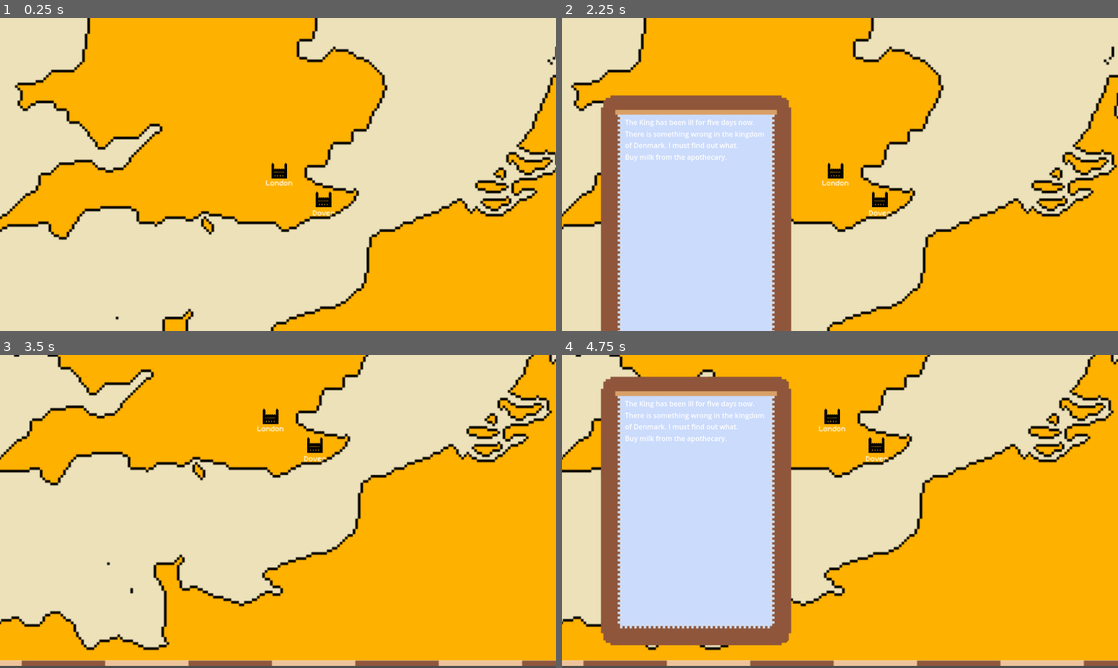
Above: before the commit, frames 1-4 (two rows, left to right).
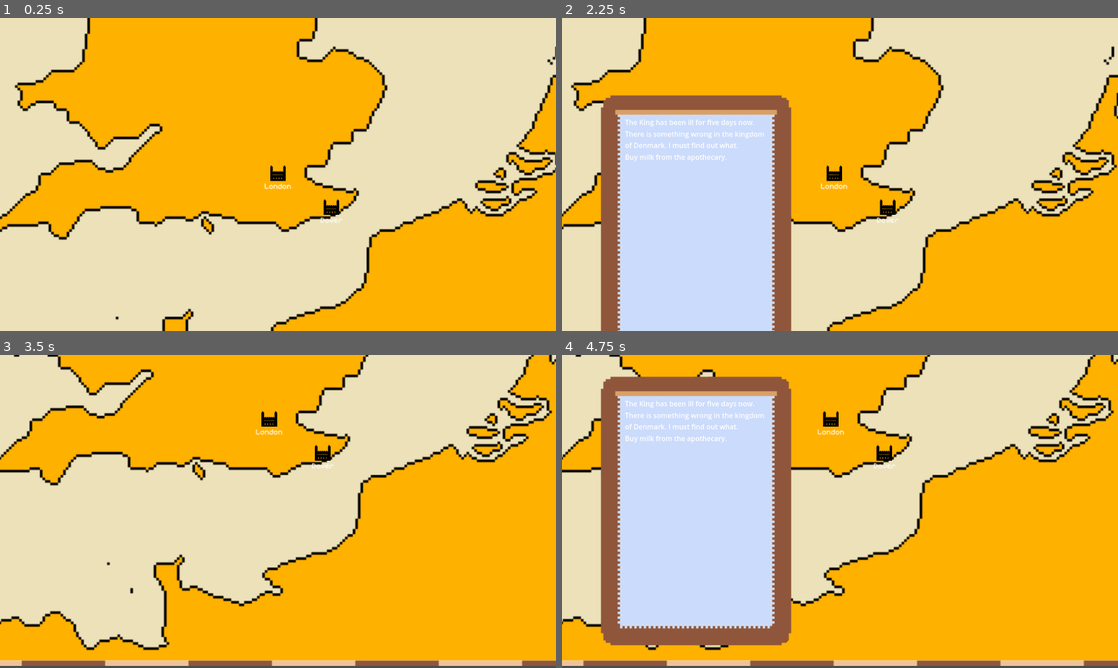
Above: after the commit, the same moments.

Repository: tsouthom/spymaster
Game: Godot game, scene res://scenes/main_map.tscn
The game is run twice, just before and just after one commit, with the same random seed, the same clock (stepped at 60 frames per second) and the same inputs.
Inputs (mouse positions are in pixels of both pictures, inside the frame that each line leads up to):
- Up to frame 1 (0.25 s): no input
- Up to frame 2 (2.25 s): tap Enter at 0.5 s; move the mouse to (962, 158) at 0.52 s; hold Right (map_right) 0.53-1.28 s; hold N (toggle_notebook) 0.53-1.28 s; click (962, 158) at 0.67 s; move the mouse to (728, 190) at 1.27 s; hold Down (map_down) 1.28-2.03 s; tap N (toggle_notebook) at 1.35 s; click (728, 190) at 1.42 s; tap Space at 2 s; move the mouse to (895, 105) at 2.02 s; hold Right (map_right) from 2.03 s (still down); hold N (toggle_notebook) from 2.03 s (still down); click (895, 105) at 2.17 s
- Up to frame 3 (3.5 s): move the mouse to (250, 574) at 2.77 s; release Right (map_right) at 2.78 s; release N (toggle_notebook) at 2.78 s; hold Up (map_up) from 2.78 s (still down); tap N (toggle_notebook) at 2.85 s; click (250, 574) at 2.92 s
- Up to frame 4 (4.75 s): move the mouse to (1006, 558) at 3.52 s; release Up (map_up) at 3.53 s; hold N (toggle_notebook) 3.53-4.28 s; hold Left (map_left) from 3.53 s (still down); click (1006, 558) at 3.67 s; move the mouse to (673, 464) at 4.27 s; tap N (toggle_notebook) at 4.35 s; click (673, 464) at 4.42 s

The runs differ from the first frame. In frame 1, 0.5% of the frame differs, in the area x 47-62%, y 46-66%; in frame 2, 0.5%; in frame 3, 0.5%; in frame 4, 0.5%.

Commit message:
Fixed the marker emit signal issue by introducing an Area2D/CollisionShape2D in the marker and letting it handle the checking for mouse input

Diff:
--- a/scenes/main_map.tscn
+++ b/scenes/main_map.tscn
@@ -1,11 +1,9 @@
-[gd_scene load_steps=9 format=3 uid="uid://wpmm8at5l3yk"]
+[gd_scene load_steps=7 format=3 uid="uid://wpmm8at5l3yk"]
 
 [ext_resource type="Texture2D" uid="uid://d4hwxvqy8meeu" path="res://assets/map_background.png" id="1_phlfu"]
 [ext_resource type="Texture2D" uid="uid://cus5vukyjo1li" path="res://assets/europe_map.png" id="2_1pqj6"]
 [ext_resource type="PackedScene" uid="uid://driebkuocmgvp" path="res://scenes/notebook.tscn" id="3_akufu"]
-[ext_resource type="Texture2D" uid="uid://bfsog42rjqagv" path="res://assets/markers/marker_london.png" id="4_ckskc"]
 [ext_resource type="Script" path="res://scripts/dialogue_markers.gd" id="4_jmcsn"]
-[ext_resource type="Theme" uid="uid://cfy3vcaojr8dk" path="res://assets/fonts/themes/map_markers.tres" id="5_iug6t"]
 [ext_resource type="PackedScene" uid="uid://bdg27icubf848" path="res://scenes/map_marker.tscn" id="6_pnks2"]
 [ext_resource type="Script" path="res://scripts/camera_map.gd" id="6_y82m2"]
 
@@ -27,32 +25,16 @@
 [node name="DialogueMarkers" type="Node" parent="."]
 script = ExtResource("4_jmcsn")
 
-[node name="London" type="Sprite2D" parent="DialogueMarkers"]
-z_index = 4
-position = Vector2(575, 527)
-scale = Vector2(0.5, 0.5)
-texture = ExtResource("4_ckskc")
-
-[node name="LabelLondon" type="Label" parent="DialogueMarkers/London"]
-z_index = 4
-anchors_preset = -1
-anchor_left = -0.0416667
-anchor_top = -0.291667
-anchor_right = -0.0416667
-anchor_bottom = -0.291667
-offset_left = -28.0
-offset_top = 18.0
-offset_right = 31.0
-offset_bottom = 41.0
-theme = ExtResource("5_iug6t")
-text = "London"
-horizontal_alignment = 1
-metadata/_edit_use_anchors_ = true
+[node name="London" parent="DialogueMarkers" instance=ExtResource("6_pnks2")]
+z_index = 5
+position = Vector2(568, 523)
+marker_id = 1
+marker_name = "London"
 
 [node name="Dover" parent="DialogueMarkers" instance=ExtResource("6_pnks2")]
 z_index = 5
 position = Vector2(609, 549)
-marker_id = 1
+marker_id = 2
 marker_name = "Dover"
 
 [node name="Camera2D" type="Camera2D" parent="."]
--- a/scenes/map_marker.tscn
+++ b/scenes/map_marker.tscn
@@ -1,19 +1,31 @@
-[gd_scene load_steps=4 format=3 uid="uid://bdg27icubf848"]
+[gd_scene load_steps=5 format=3 uid="uid://bdg27icubf848"]
 
 [ext_resource type="Texture2D" uid="uid://bfsog42rjqagv" path="res://assets/markers/marker_london.png" id="1_ig0ri"]
 [ext_resource type="Script" path="res://scripts/map_marker.gd" id="2_kvw2j"]
 [ext_resource type="Theme" uid="uid://cfy3vcaojr8dk" path="res://assets/fonts/themes/map_markers.tres" id="2_l47hd"]
 
+[sub_resource type="RectangleShape2D" id="RectangleShape2D_bshbp"]
+size = Vector2(24, 24)
+
 [node name="Marker" type="Sprite2D"]
 scale = Vector2(0.5, 0.5)
 texture = ExtResource("1_ig0ri")
+centered = false
 script = ExtResource("2_kvw2j")
 
 [node name="Label" type="Label" parent="."]
-offset_left = -62.0
-offset_top = 13.0
-offset_right = 63.0
-offset_bottom = 36.0
+offset_left = -50.0
+offset_top = 24.0
+offset_right = 75.0
+offset_bottom = 47.0
 theme = ExtResource("2_l47hd")
 text = "Place Town"
 horizontal_alignment = 1
+
+[node name="MarkerArea" type="Area2D" parent="."]
+position = Vector2(12, 12)
+
+[node name="CollisionShape2D" type="CollisionShape2D" parent="MarkerArea"]
+shape = SubResource("RectangleShape2D_bshbp")
+
+[connection signal="input_event" from="MarkerArea" to="." method="_on_MarkerArea_input_event"]
--- a/scripts/dialogue_markers.gd
+++ b/scripts/dialogue_markers.gd
@@ -10,7 +10,8 @@
 		if sprite.has_signal('marker_clicked'):
 			print(sprite.name + ' has signal marker_clicked')
 			sprite.connect('marker_clicked', on_marker_clicked)
+			print(sprite.is_connected('marker_clicked', on_marker_clicked))
 
 func on_marker_clicked(marker_id):
 	# TO DO: write this function
-	print('Signal received from' + str(marker_id))
+	print('Signal received from marker number ' + str(marker_id))
--- a/scripts/map_marker.gd
+++ b/scripts/map_marker.gd
@@ -10,17 +10,10 @@
 signal marker_clicked(marker_id)
 
 func _ready():
-	# Enable input on the marker's sprite
-	set_process_input(true)
-
 	# Set the marker's name
 	marker_label.text = marker_name
 
-func _input(event):
+func _on_MarkerArea_input_event(viewport: Node, event: InputEvent, shape_idx: int) -> void:
 	# Check for click on the marker
 	if event is InputEventMouseButton and event.pressed and event.button_index == MOUSE_BUTTON_LEFT:
-			var local_pos = to_local(event.position)
-			var texture_size = get_texture().get_size()
-			if Rect2(Vector2.ZERO, texture_size).has_point(local_pos):
-				emit_signal('marker_clicked', marker_id)
-				print('Marker clicked: ' + str(marker_id))
+		emit_signal('marker_clicked', marker_id)
Binary file added: assets/spymaster_coa.png
Not shown, added: assets/spymaster_coa.png.import
Not shown, changed: .DS_Store
